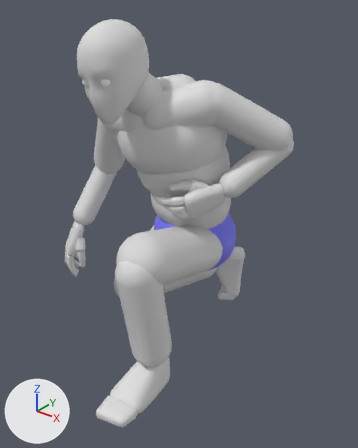
An edit to the FBX model ContentSources/Blender/ExportedFbx/SkeletalMesh/Als/Anim/A_Als_Injured_Poses.fbx, drawn before and after from the same camera.
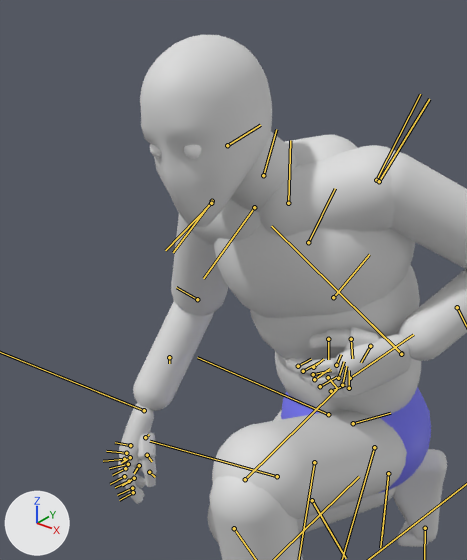
Each version appears first whole from a 50 mm camera at (1.06, -1.222, 1.294) aimed at (0.055, 0.035, 0.514), and next in a close-up on the part from 0% to 71% of the width and 0% to 69% of the height. Every picture has the same lights, and +X, +Y and +Z are marked at lower left. Both versions are drawn at frame 5 of the action 'Scene'; the numbers are the values there. The bones that bend it are drawn over the model as lines in the close-ups.

Objects in the first close-up: 'SKM_Als'.
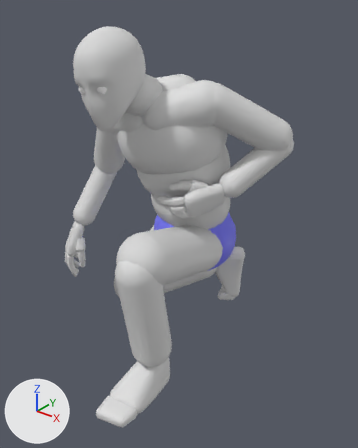
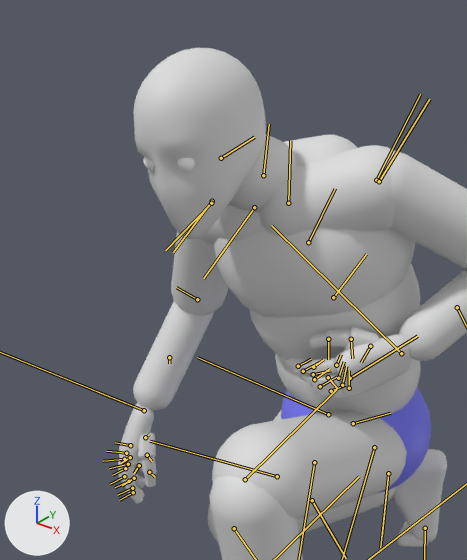
The edits, one by one:
Bone 'spine_01' (bone_spine_01) turns from (9, 3, -18) to (6, 3, -18) degrees about its own x, y and z.
Bone 'spine_02' (bone_spine_02) turns from (11, -2, -16) to (17, -1, -16) degrees about its own x, y and z.
Bone 'spine_03' (bone_spine_03) turns from (10, -2, -9) to (7, -2, -8) degrees about its own x, y and z.
Bone 'neck_01' (bone_neck_01) turns from (0, -4, 5) to (1, -11, -7) degrees about its own x, y and z.
Bone 'head' (bone_head) turns from (-1, 11, 22) to (4, 15, 36) degrees about its own x, y and z.

Pixel boxes [x1, y1, x2, y2] of what changed, in the close-ups (467 x 560 px):
'SKM_Als', posed: before [118, 34, 467, 560]; after [118, 48, 467, 560]
bone 'spine_01', root to tip: before (350, 378) to (413, 334); after (350, 378) to (417, 336)
bone 'spine_02', root to tip: before (333, 297) to (369, 254); after (333, 297) to (366, 254)
bone 'neck_01', root to tip: before (263, 175) to (276, 129); after (263, 175) to (269, 124)
bone 'head', root to tip: before (227, 145) to (260, 125); after (221, 158) to (254, 137)
